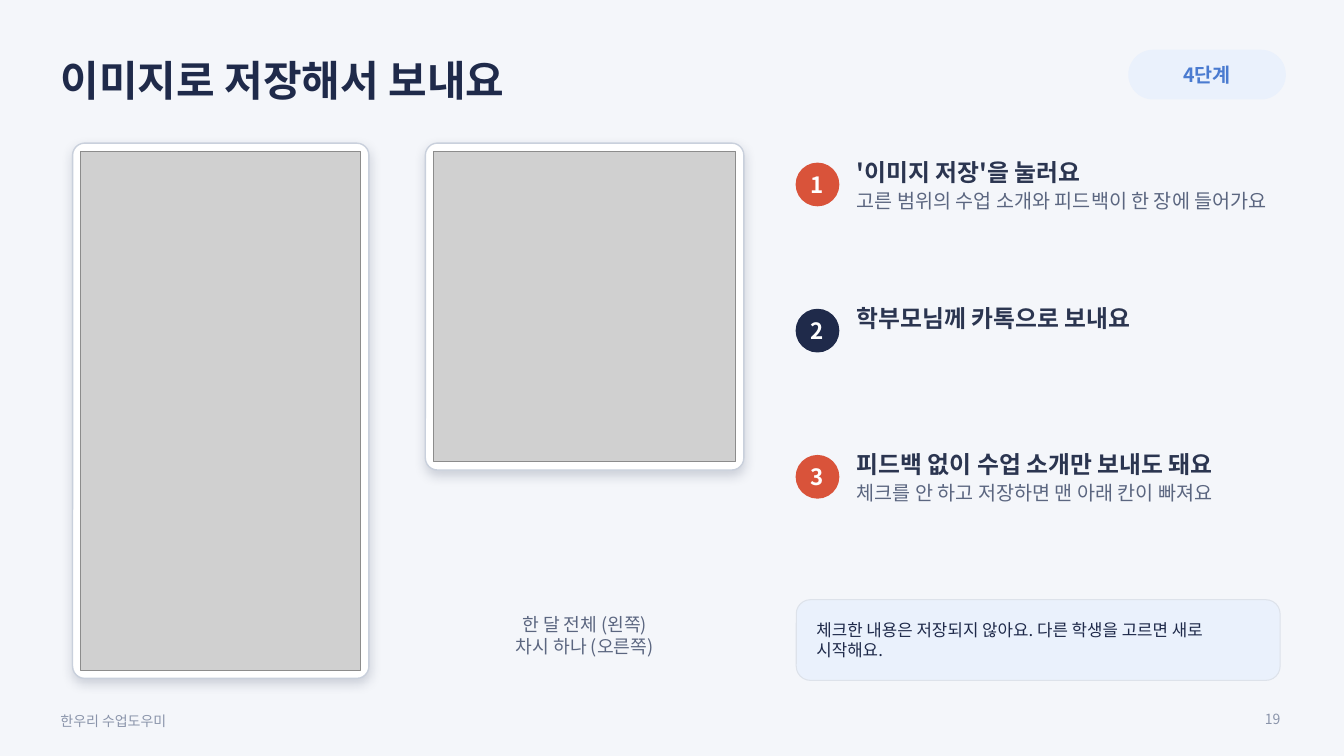
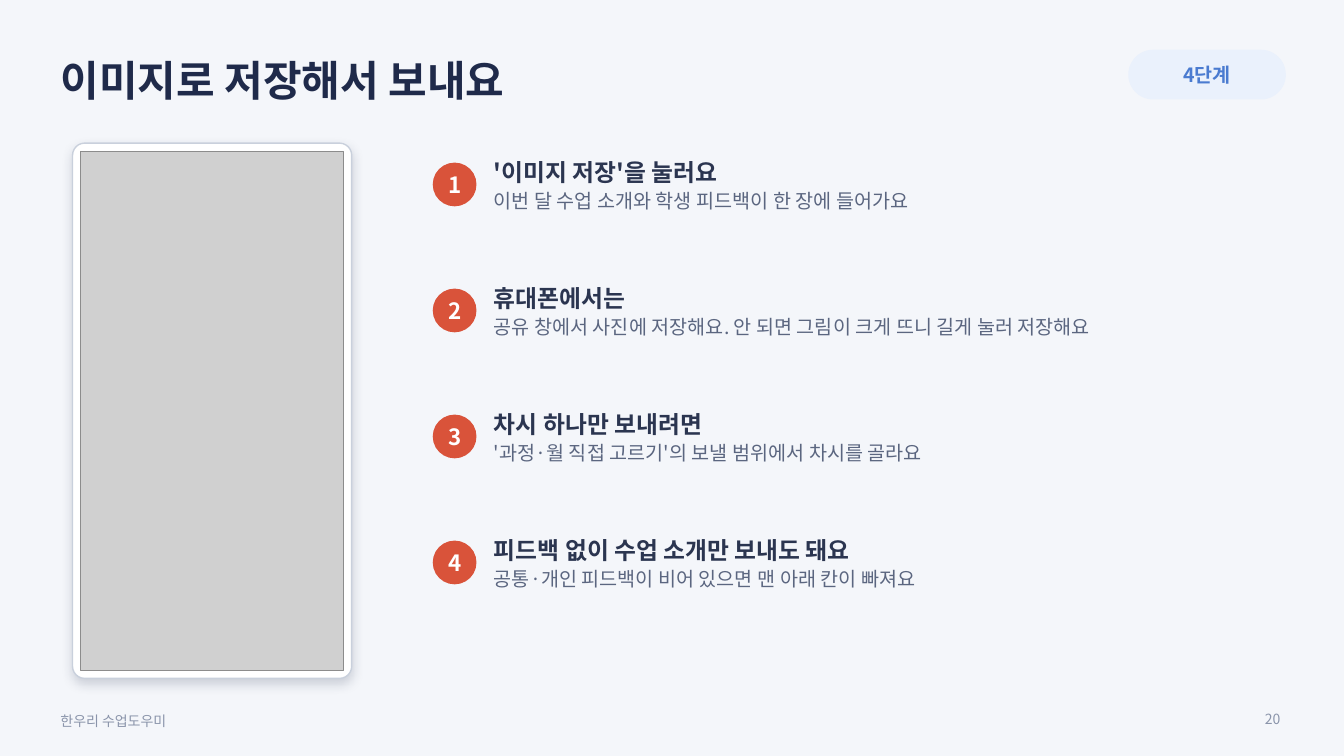
Before and after one commit to mijini164-ui/hanuri-homework-notice, a slide deck: slide 20 of forms/한우리_수업도우미_사용안내.pptx (slide 19 before the commit). Drawn at 1344x756 pixels with LibreOffice and Linux fonts; fonts in the diff are those of the drawing; grey boxes stand for pictures. Boxes give left, top, right and bottom in pixels: in the first picture for what was removed or moved away, otherwise in the second. Text is boxed around its words. In the diff, an @@ line names an element or a change of style, - is before the commit and + after.

```diff
--- a/forms/한우리_수업도우미_사용안내.pptx
+++ b/forms/한우리_수업도우미_사용안내.pptx
@@ rounded rectangle resized from (x1=73, y1=143, x2=369, y2=679) to (x1=73, y1=143, x2=352, y2=679) @@
@@ rounded rectangle at (x1=73, y1=143, x2=352, y2=679): proportions changed @@
@@ rounded rectangle removed at (x1=425, y1=143, x2=744, y2=470) @@
@@ picture resized from (x1=81, y1=151, x2=361, y2=670) to (x1=81, y1=151, x2=344, y2=670) @@
@@ text "1" moved from (x1=811, y1=176, x2=824, y2=193) to (x1=448, y1=176, x2=461, y2=193) @@
@@ picture removed at (x1=434, y1=151, x2=736, y2=462) @@
@@ ellipse added at (x1=434, y1=163, x2=476, y2=206), fill #D9533A, outline #D9533A 1 pt @@
@@ text "'이미지 저장'을 눌러요" moved from (x1=857, y1=161, x2=1267, y2=210) to (x1=494, y1=161, x2=908, y2=210) @@
@@ text at (x1=494, y1=191, x2=908, y2=210): text changed @@
-고른 범위의 수업 소개와 피드백이 한 장에 들어가요
+이번 달 수업 소개와 학생 피드백이 한 장에 들어가요
@@ ellipse moved from (x1=797, y1=163, x2=839, y2=206) to (x1=434, y1=289, x2=476, y2=332) @@
@@ text "2" moved from (x1=811, y1=322, x2=824, y2=339) to (x1=448, y1=302, x2=461, y2=319) @@
@@ text added at (x1=494, y1=287, x2=1090, y2=336), 14 pt, text #5B6680 @@
+휴대폰에서는
+공유 창에서 사진에 저장해요. 안 되면 그림이 크게 뜨니 길게 눌러 저장해요
@@ text "3" moved from (x1=811, y1=468, x2=824, y2=486) to (x1=448, y1=428, x2=461, y2=446) @@
@@ ellipse moved from (x1=797, y1=310, x2=839, y2=352) to (x1=434, y1=415, x2=476, y2=458) @@
@@ ellipse at (x1=434, y1=415, x2=476, y2=458): fill #1F2A4A to #D9533A; outline #1F2A4A 1 pt to #D9533A 1 pt @@
@@ text at (x1=494, y1=413, x2=922, y2=462): text changed; size 17 to 14 pt; text colour #2B3550 to #5B6680; bold off @@
-학부모님께 카톡으로 보내요
+차시 하나만 보내려면
+'과정·월 직접 고르기'의 보낼 범위에서 차시를 골라요
@@ text "피드백 없이 수업 소개만 보내도 ..." moved from (x1=857, y1=453, x2=1213, y2=502) to (x1=494, y1=539, x2=915, y2=588) @@
@@ ellipse moved from (x1=797, y1=456, x2=839, y2=498) to (x1=434, y1=541, x2=476, y2=584) @@
@@ text added at (x1=448, y1=554, x2=461, y2=571), 16 pt, text #FFFFFF, bold @@
+4
@@ text at (x1=494, y1=570, x2=915, y2=588): text changed @@
-체크를 안 하고 저장하면 맨 아래 칸이 빠져요
+공통·개인 피드백이 비어 있으면 맨 아래 칸이 빠져요
@@ text removed at (x1=516, y1=616, x2=653, y2=657) @@
-한 달 전체 (왼쪽)
-차시 하나 (오른쪽)
@@ rounded rectangle removed at (x1=797, y1=600, x2=1280, y2=681) @@
@@ text removed at (x1=816, y1=622, x2=1203, y2=658) @@
-체크한 내용은 저장되지 않아요. 다른 학생을 고르면 새로 시작해요.
@@ page number at (x1=1265, y1=713, x2=1281, y2=724): text changed @@
-19
+20
```
Also in this commit, not shown: 11 other slides changed, 3 slides added, 2 slides removed.
